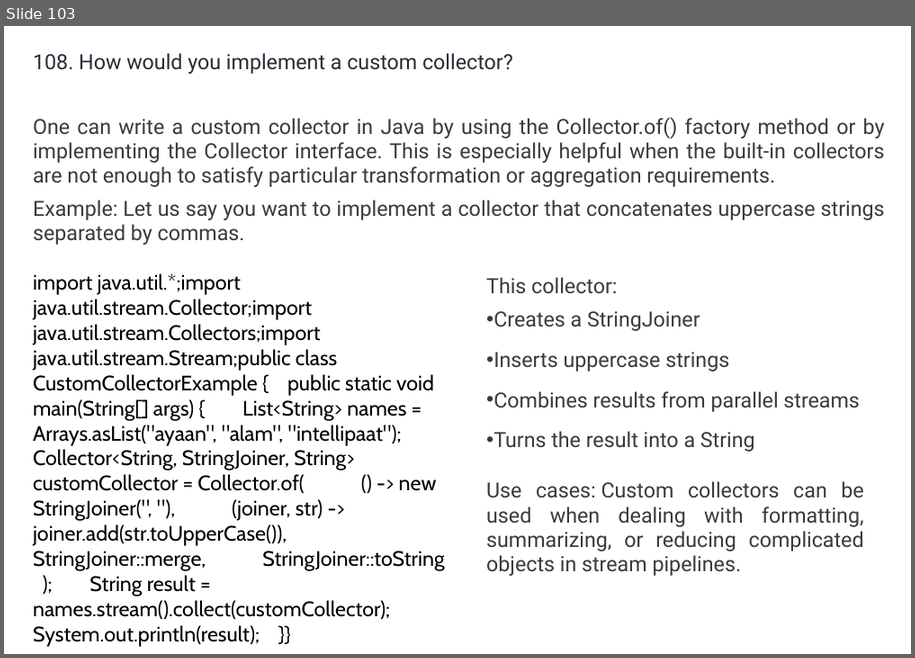
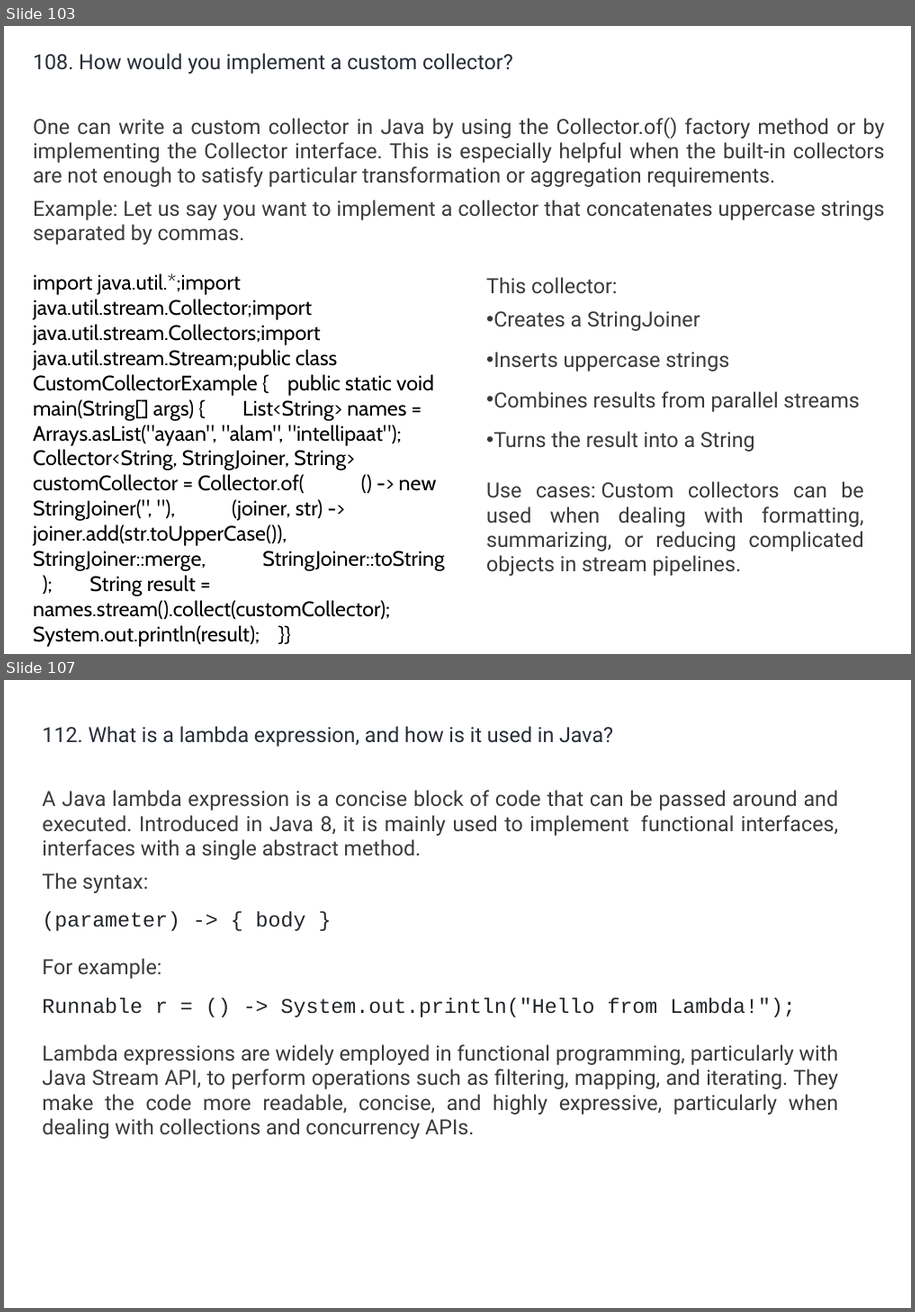
Before and after one commit to umalavanya/FullStackDevelopement_JavaSpring_SQL_ReactProjects, a slide deck: UmaTeachingMaterial/Java/Java-Interview-QA-Intellipaat.pptx. Shown one above the other, each under a label of ours: slide 103 before the commit, slides 103 and 107 after it; the slides between them are not shown. The pictures are 915x658 and 915x1312 pixels, drawn with LibreOffice and Linux fonts; fonts in the diff are those of the drawing. Boxes give left, top, right and bottom in pixels: in the first picture for what was removed or moved away, otherwise in the second. Text is boxed around its words. In the diff, an @@ line names an element or a change of style, - is before the commit and + after.

```diff
--- a/UmaTeachingMaterial/Java/Java-Interview-QA-Intellipaat.pptx
+++ b/UmaTeachingMaterial/Java/Java-Interview-QA-Intellipaat.pptx
@@ slide 107 added at box(4, 680, 911, 1308), background #FFFFFF @@
@@ text added at box(42, 726, 839, 1139), 18 pt, text #3A3A3A @@
+112. What is a lambda expression, and how is it used in Java?
+A Java lambda expression is a concise block of code that can be passed around and executed. Introduced in Java 8, it is mainly used to implement functional interfaces, interfaces with a single abstract method.
+The syntax:
+(parameter) -> { body }
+For example:
+Runnable r = () -> System.out.println("Hello from Lambda!");
+Lambda expressions are widely employed in functional programming, particularly with Java Stream API, to perform operations such as filtering, mapping, and iterating. They make the code more readable, concise, and highly expressive, particularly when dealing with collections and concurrency APIs.
```
Also in this commit, not shown: 117 other slides added.
